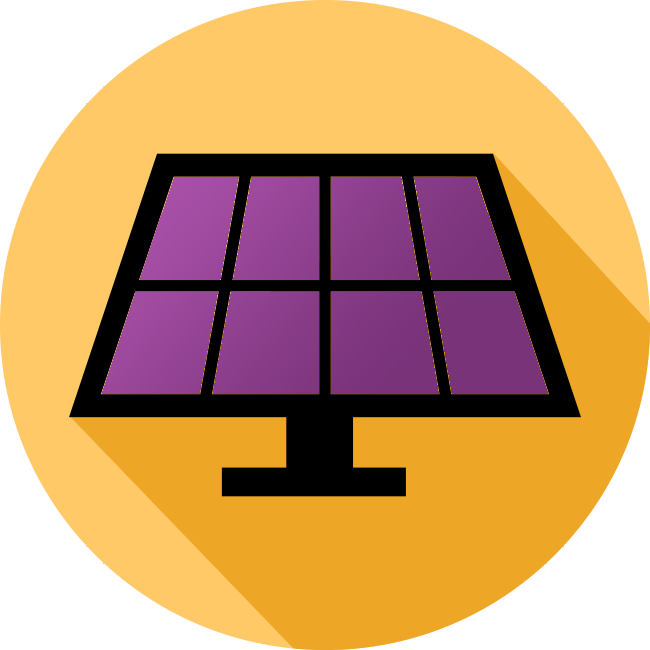
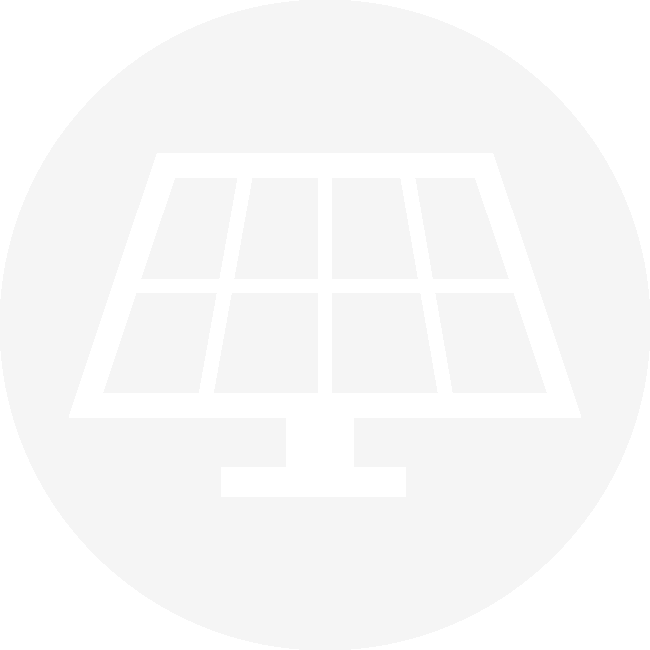
Revision of a layered 650 x 650 image; what changed, layer by layer:
hid "Layer 1" over [0, 0, 650, 650]
hid "Layer 2" over [70, 153, 650, 650]
added layer "Background" (1st of 2) above "Background" over [0, 0, 650, 650]
hid "Background" (2nd of 2) over [0, 0, 650, 650]
